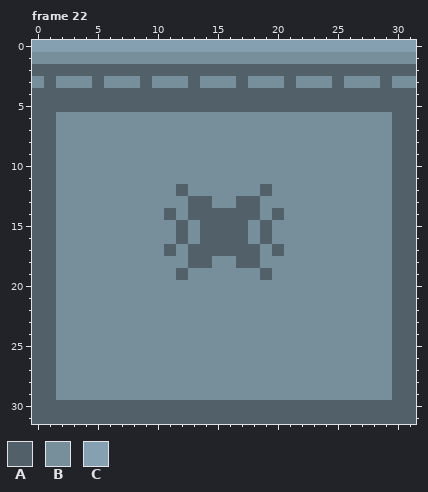
Two states of a pixel-art file, Document/Map/Map3M.aseprite. That is the earlier state.
32x32 pixels, 22 frames. Shown: frame 22. The commit also changed other frames, which this record leaves out.
Palette (. is transparent): A #526169  B #778e9b  C #85a0b0
Now the later version:
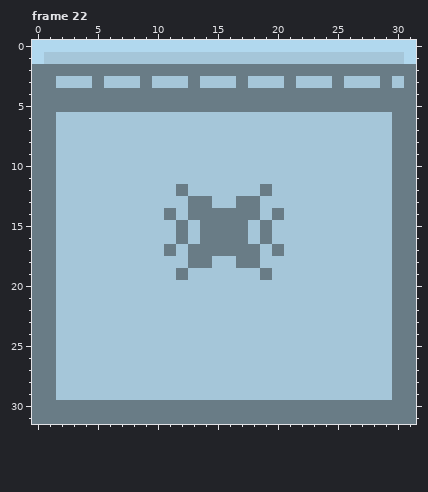
The exact change:
colour A: #526169 -> #697c86
colour B: #778e9b -> #a5c6d9
colour C: #85a0b0 -> #b1d8ee
Frame 22, layer "Layer 1":
y 1: x 0 B -> C; x 31 B -> C
y 3: x 0 B -> A; x 31 B -> A
